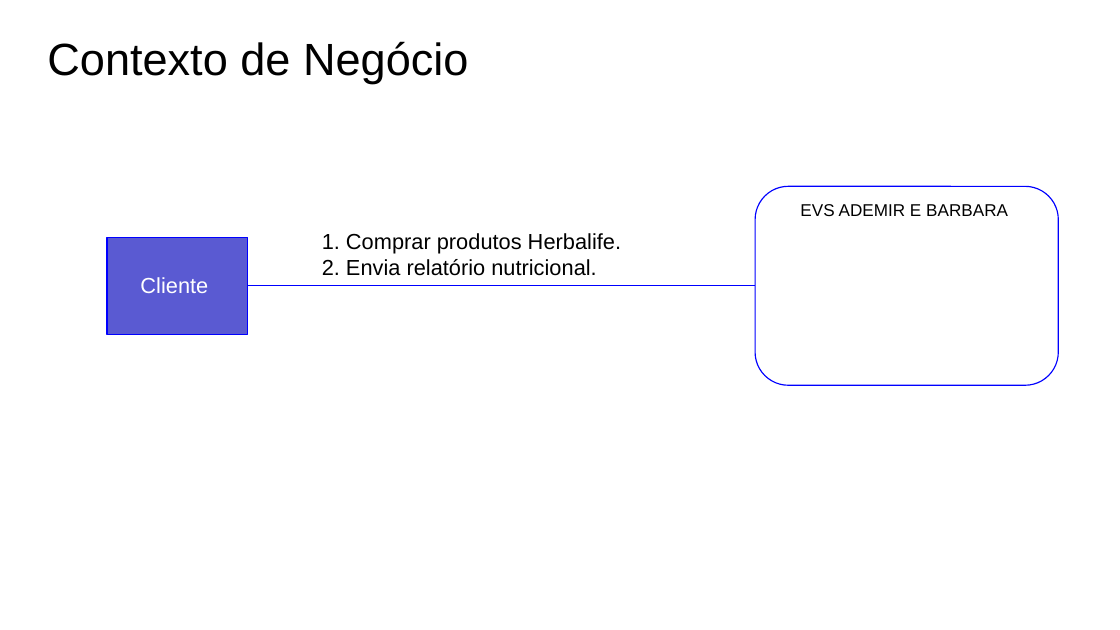
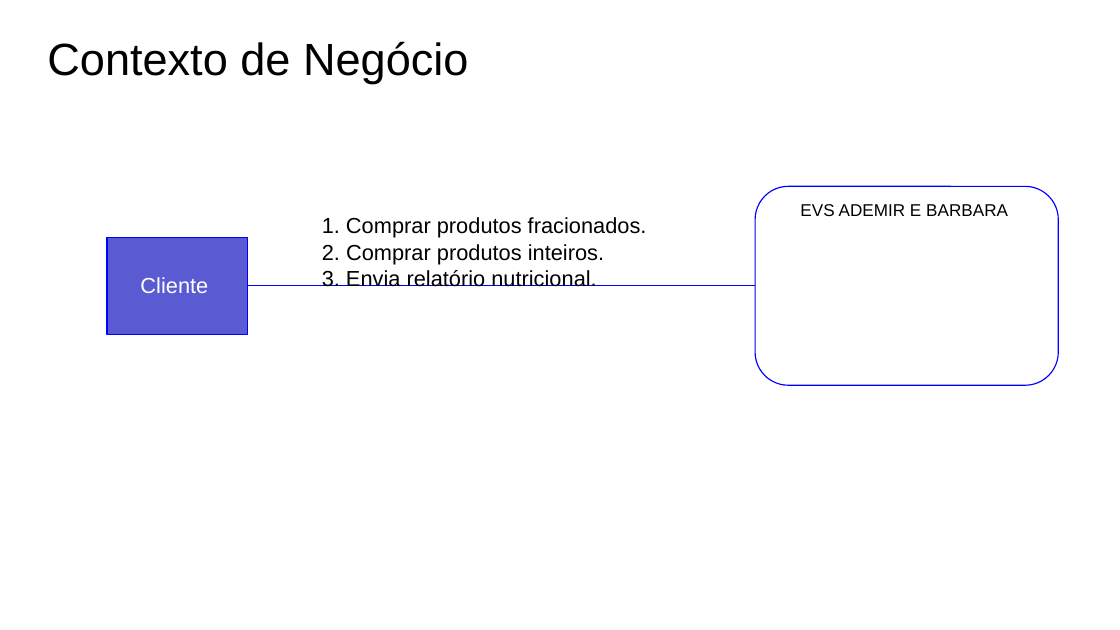
Before and after one commit to Viniciustertuliano/eng-soft, a slide deck: slide 1 of Artefatos/15 -Arquitetura de Negócio para cada Cenário.pptx. Drawn at 1120x630 pixels with LibreOffice and Linux fonts; fonts in the diff are those of the drawing. Boxes give left, top, right and bottom in pixels: in the first picture for what was removed or moved away, otherwise in the second. Text is boxed around its words. In the diff, an @@ line names an element or a change of style, - is before the commit and + after.

```diff
--- a/Artefatos/15 -Arquitetura de Negócio para cada Cenário.pptx
+++ b/Artefatos/15 -Arquitetura de Negócio para cada Cenário.pptx
@@ text at <box>322,217,647,287</box>: text changed @@
-1. Comprar produtos Herbalife.
-2. Envia relatório nutricional.
+1. Comprar produtos fracionados.
+2. Comprar produtos inteiros.
+3. Envia relatório nutricional.
```
Also in this commit, not shown: 2 other slides changed, 1 slide added, 11 other files.
